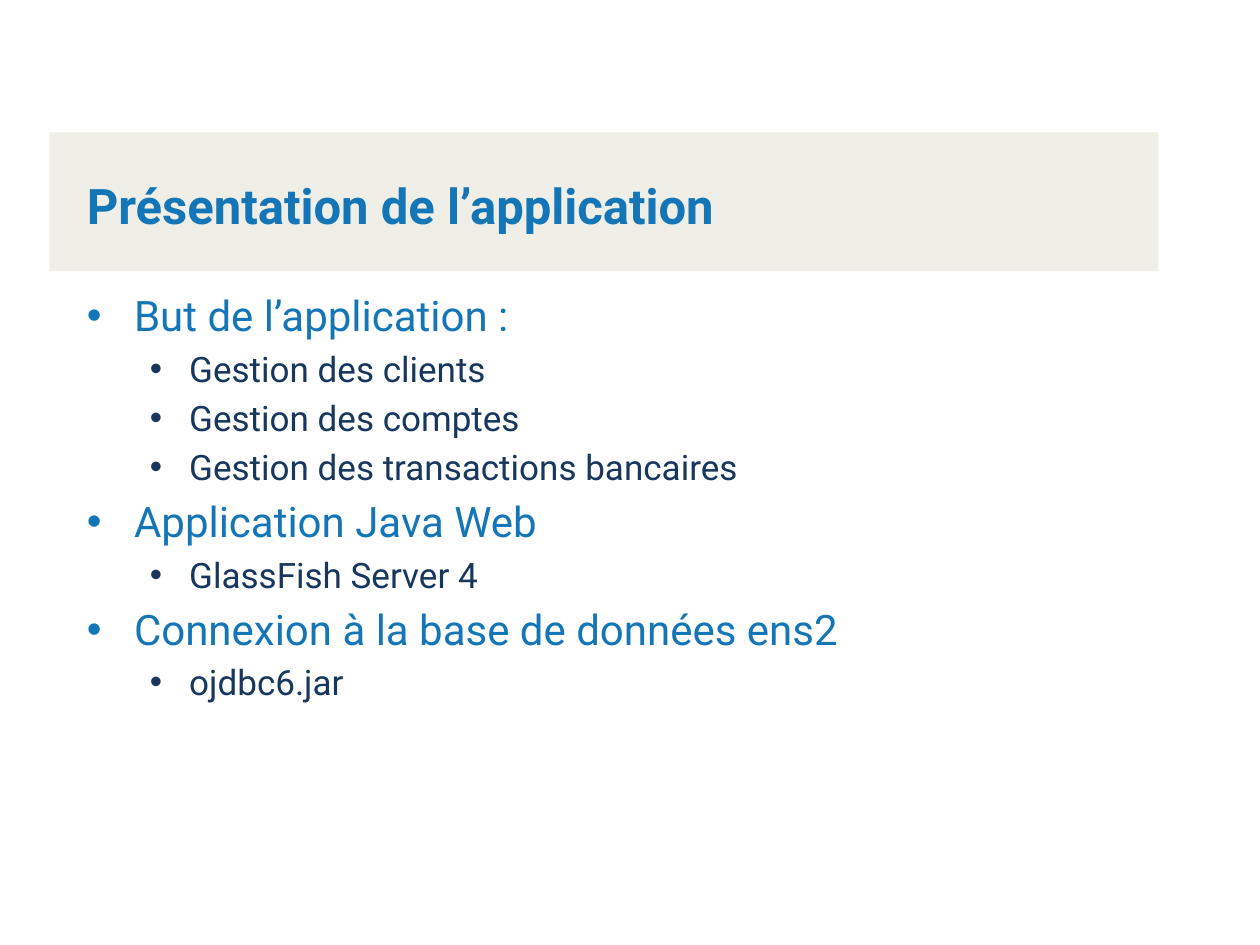
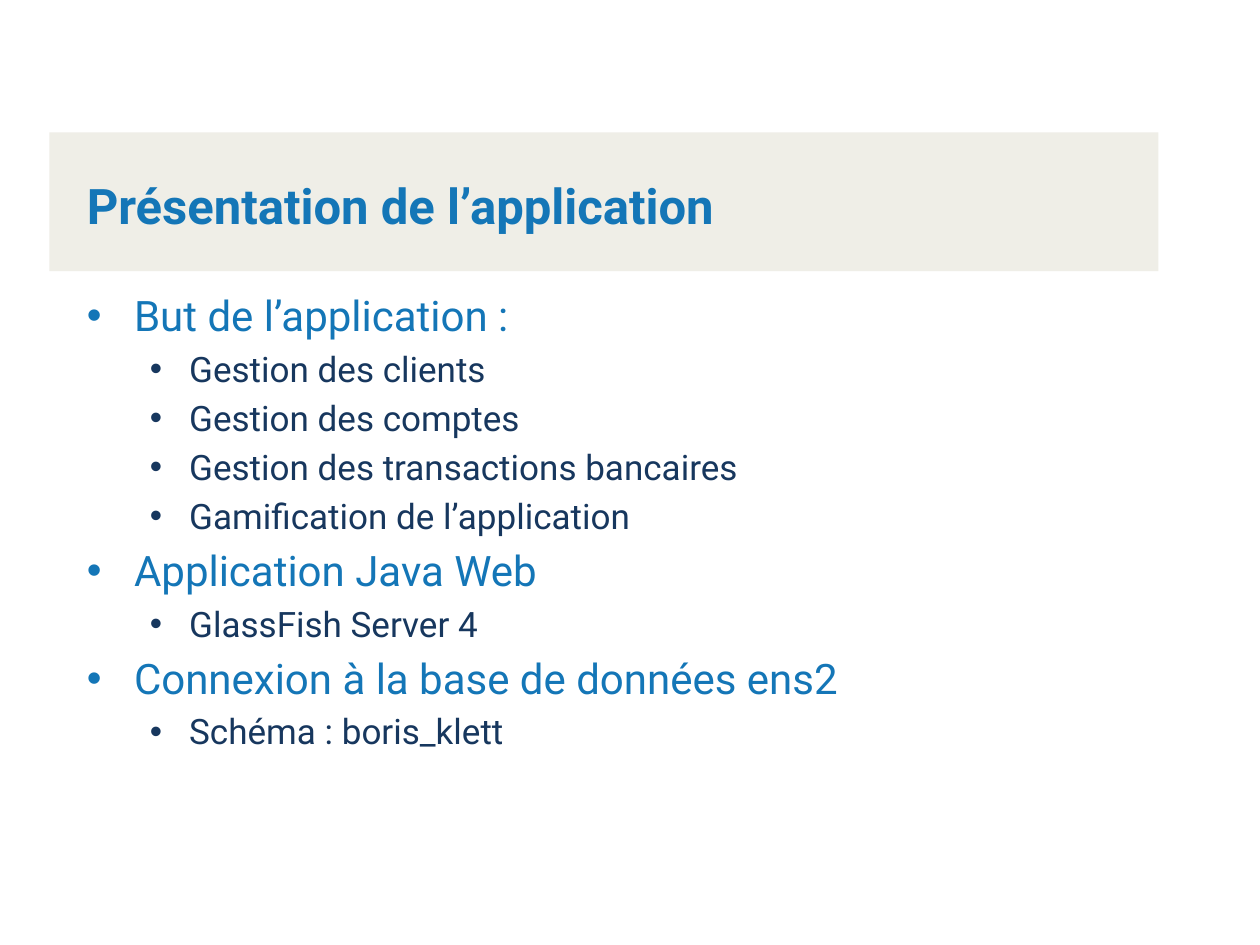
Before and after one commit to Kboris20/ProjetTechno, a slide deck: slide 4 of Présentation/PresentationClientsComptes-KlettGutierrezVoirolSchneider.pptx. Drawn at 1260x945 pixels with LibreOffice and Linux fonts; fonts in the diff are those of the drawing; background and template pictures are left out. Boxes give left, top, right and bottom in pixels: in the first picture for what was removed or moved away, otherwise in the second. Text is boxed around its words. In the diff, an @@ line names an element or a change of style, - is before the commit and + after.

```diff
--- a/Présentation/PresentationClientsComptes-KlettGutierrezVoirolSchneider.pptx
+++ b/Présentation/PresentationClientsComptes-KlettGutierrezVoirolSchneider.pptx
@@ text at (189, 502, 630, 536): paragraph added @@
+  • Gamification de l’application
@@ text at (189, 717, 504, 747): text changed @@
-  • ojdbc6.jar
+  • Schéma : boris_klett
```
Also in this commit, not shown: 3 other slides changed, 1 slide added.
